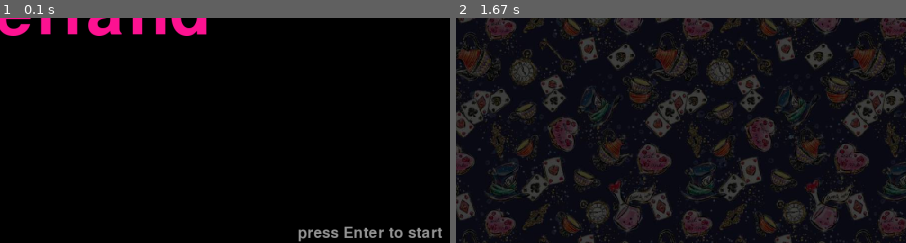
Above: before the commit, frames 1-2 (left to right).
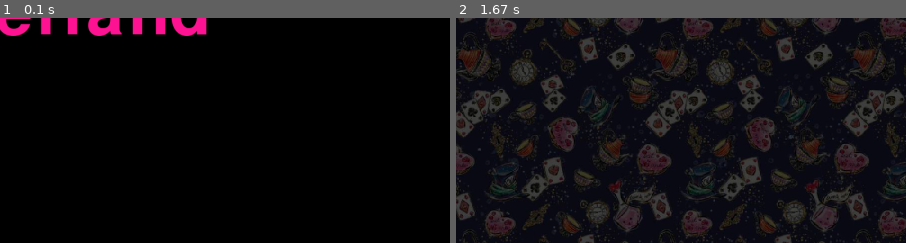
Above: after the commit, the same moments.

Repository: bouleaulama30/platformer_pygame
Game: pygame game, started from platformer_main.py
Two runs of this game, one before a commit and one after it. Both use one fixed random seed, a clock stepped at 60 frames per second and the inputs below.
Inputs:
- Up to frame 1 (0.1 s): no input
- Up to frame 2 (1.67 s): tap Enter at 0.33 s; hold Right 0.67-1.13 s; hold Up 1.17-1.47 s; hold Right from 1.5 s (still down)
The pictures show only the part of the screen within x 49-99%, y 50-100%; the shares and areas given below are measured in that part.

The runs differ from the first frame. In frame 1, 0.8% of the frame differs, in the area x 66-99%, y 92-100%; in frame 2, nothing differs.

Commit message:
warn clignote

Diff:
--- a/decoupageFonctionnement.py
+++ b/decoupageFonctionnement.py
@@ -4,22 +4,31 @@
 from fonts import affiche
 
 
-def start(display, pressed_keys, state, t, dt) :
+def start(display, pressed_keys, state) :
 	if state == "init" :
 		affiche(display, "WelcomeInWonderland")
-		t = 0
-		return ("start","keepDisplayingFonts", t)
+		global nbFrames
+		nbFrames = 0
+		global mot
+		mot = ["WelcomeInWonderland"]
+		return ("start","keepDisplayingFonts")
 
 	elif state == "keepDisplayingFonts" :
-		if t < 5 and not pressed_keys[K_RETURN] :
-			affiche(display, "WelcomeInWonderland")
-			t += dt
-			return ("start","keepDisplayingFonts", t)
-		t = 0
-		return ("start","chooseCharacter", t)
+		if nbFrames>=100 :
+			if len(mot) == 1 :
+				mot = ["WelcomeInWonderland", "startEnter"]
+			else :
+				mot = ["WelcomeInWonderland"]
+			nbFrames = 0
+		if not pressed_keys[K_RETURN] :
+			nbFrames+=1
+			affiche(display, mot)
+			return ("start","keepDisplayingFonts")
+		nbFrames = 0
+		return ("start","chooseCharacter")
 
 	if state == "chooseCharacter" :
-		return ("start","switch", t)
+		return ("start","switch")
 
 	if state == "switch" :
-		return ("charging","init", t)
+		return ("charging","init")
--- a/fonts.py
+++ b/fonts.py
@@ -10,7 +10,7 @@
     "wonder" : pygame.font.SysFont("z003", 175),
     "little_basic" : pygame.font.SysFont(None, 40)}
 
-	if mot == "WelcomeInWonderland" :
+	if "WelcomeInWonderland" in mot:
 		font = police["basic"]
 		welcome = font.render("Welcome", True, white)
 		welcome_h = welcome.get_height()
@@ -31,6 +31,7 @@
 		wonderland_posy = in_posy + 1.2*in_h
 		display.blit(wonderland, (wonderland_posx, wonderland_posy))
 
+	if "startEnter" in mot :
 		font = police["little_basic"]
 		warn = font.render("press Enter to start", True, gris)
 		warn_posx = largeur_fenetre - warn.get_width()*1.1
--- a/platformer_main.py
+++ b/platformer_main.py
@@ -44,7 +44,6 @@
 
 etape = "start" #can be "play", "start", "end", "charging"
 state = "init"
-t = 0
 # Boucle de rendu
 end = False
 while not end:
@@ -61,7 +60,7 @@
 	#traitement des entrées clavier
 	pressed_keys = pygame.key.get_pressed()
 	if etape == "start" :
-		etape, state,t = start(display, pressed_keys, state, t, dt)
+		etape, state = start(display, pressed_keys, state)
 
 	if etape == "charging" :
 		if state == "init" :
